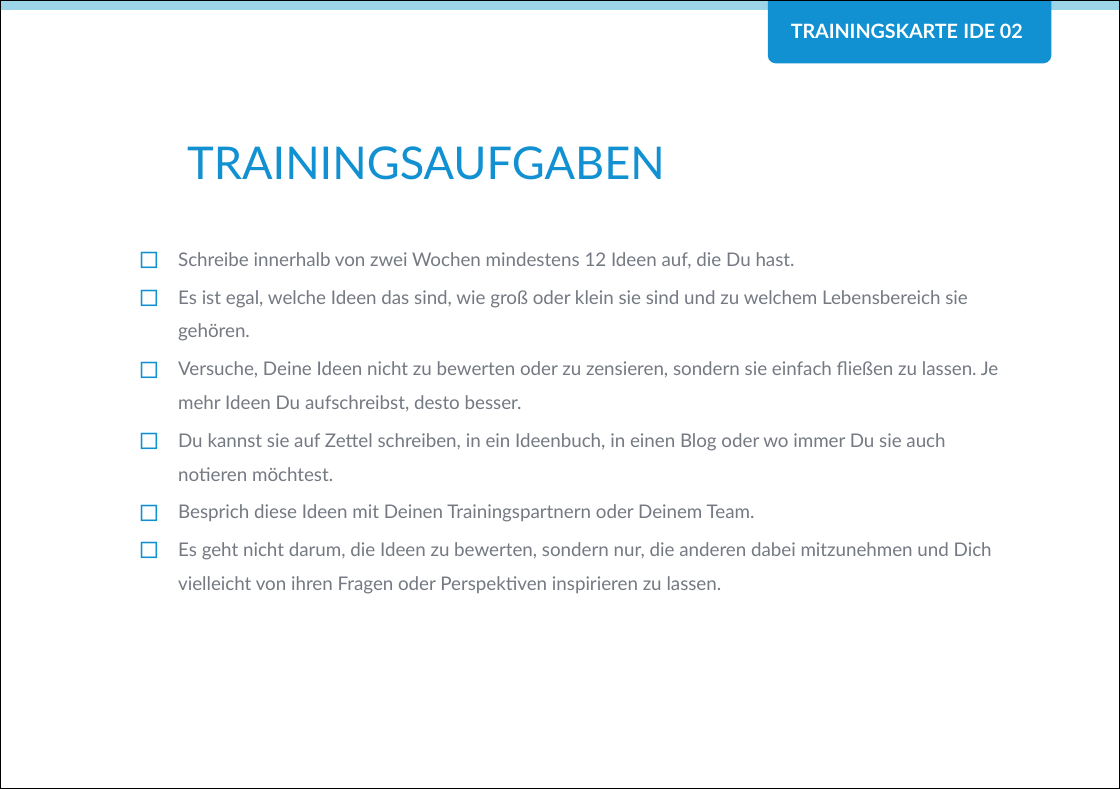
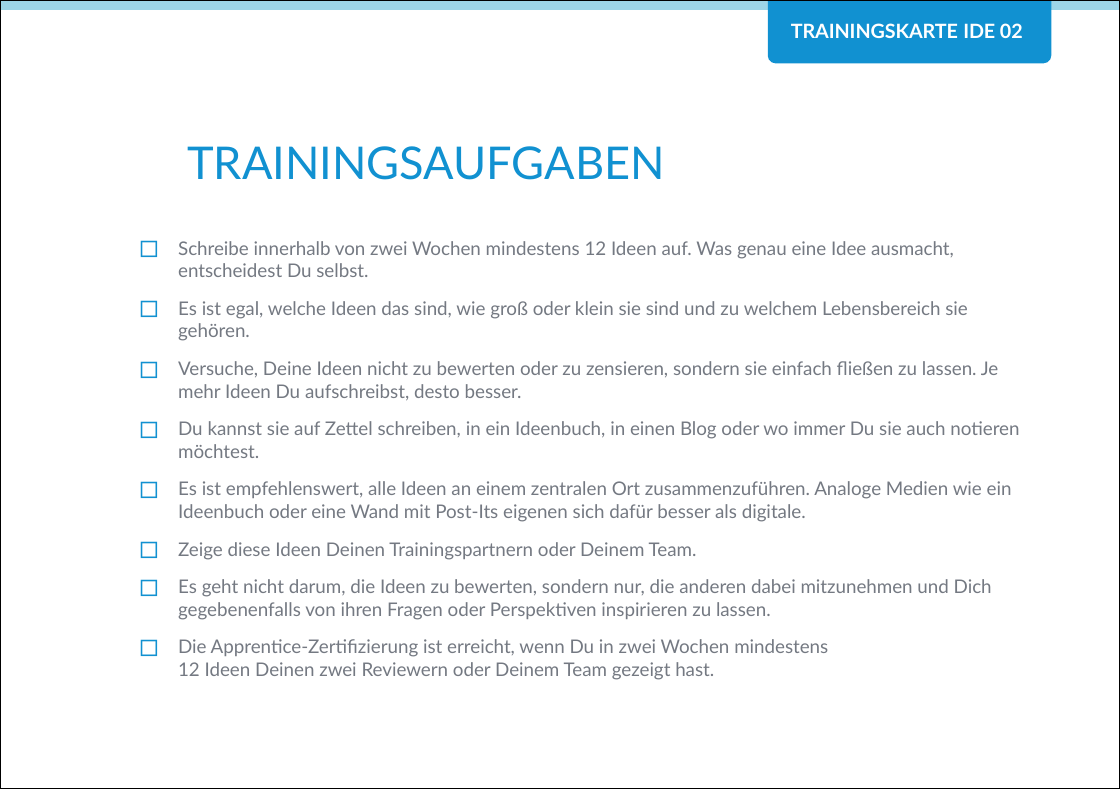
Before and after one commit to Teamtool/training-materials, a slide deck: slide 2 of agile moves/Ideas (IDE)/ger/apprentice/ger_IDE_02_Ich_hab_ne_Idee_AM_A.pptx. Drawn at 1120x789 pixels with LibreOffice and Linux fonts; fonts in the diff are those of the drawing; background and template pictures are left out. Boxes give left, top, right and bottom in pixels: in the first picture for what was removed or moved away, otherwise in the second. Text is boxed around its words. In the diff, an @@ line names an element or a change of style, - is before the commit and + after.

```diff
--- a/agile moves/Ideas (IDE)/ger/apprentice/ger_IDE_02_Ich_hab_ne_Idee_AM_A.pptx
+++ b/agile moves/Ideas (IDE)/ger/apprentice/ger_IDE_02_Ich_hab_ne_Idee_AM_A.pptx
@@ text at box(178, 241, 954, 277): text changed @@
-◻ Schreibe innerhalb von zwei Wochen mindestens 12 Ideen auf, die Du hast.
+◻ Schreibe innerhalb von zwei Wochen mindestens 12 Ideen auf. Was genau eine Idee ausmacht, entscheidest Du selbst.
@@ text at box(178, 301, 1019, 458): line spacing 1.5 to 1; more space between paragraphs @@
@@ text at box(178, 481, 1012, 680): text changed @@
-◻ Besprich diese Ideen mit Deinen Trainingspartnern oder Deinem Team.
-◻ Es geht nicht darum, die Ideen zu bewerten, sondern nur, die anderen dabei mitzunehmen und Dich vielleicht von ihren Fragen oder Perspektiven inspirieren zu lassen.
+◻ Es ist empfehlenswert, alle Ideen an einem zentralen Ort zusammenzuführen. Analoge Medien wie ein Ideenbuch oder eine Wand mit Post-Its eigenen sich dafür besser als digitale.
+◻ Zeige diese Ideen Deinen Trainingspartnern oder Deinem Team.
+◻ Es geht nicht darum, die Ideen zu bewerten, sondern nur, die anderen dabei mitzunehmen und Dich gegebenenfalls von ihren Fragen oder Perspektiven inspirieren zu lassen.
+◻ Die Apprentice-Zertifizierung ist erreicht, wenn Du in zwei Wochen mindestens
+  12 Ideen Deinen zwei Reviewern oder Deinem Team gezeigt hast.
```
Also in this commit, not shown: 1 other slide changed, 1 other file.
